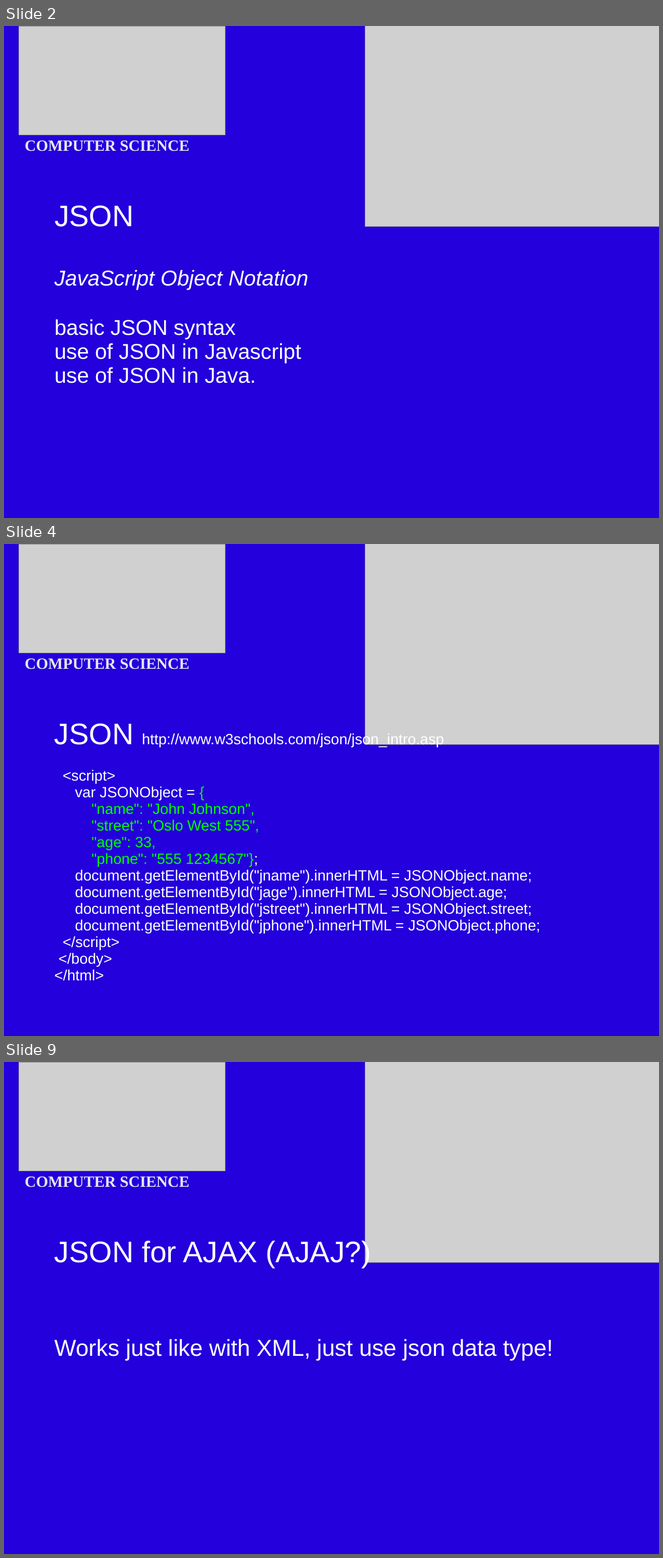
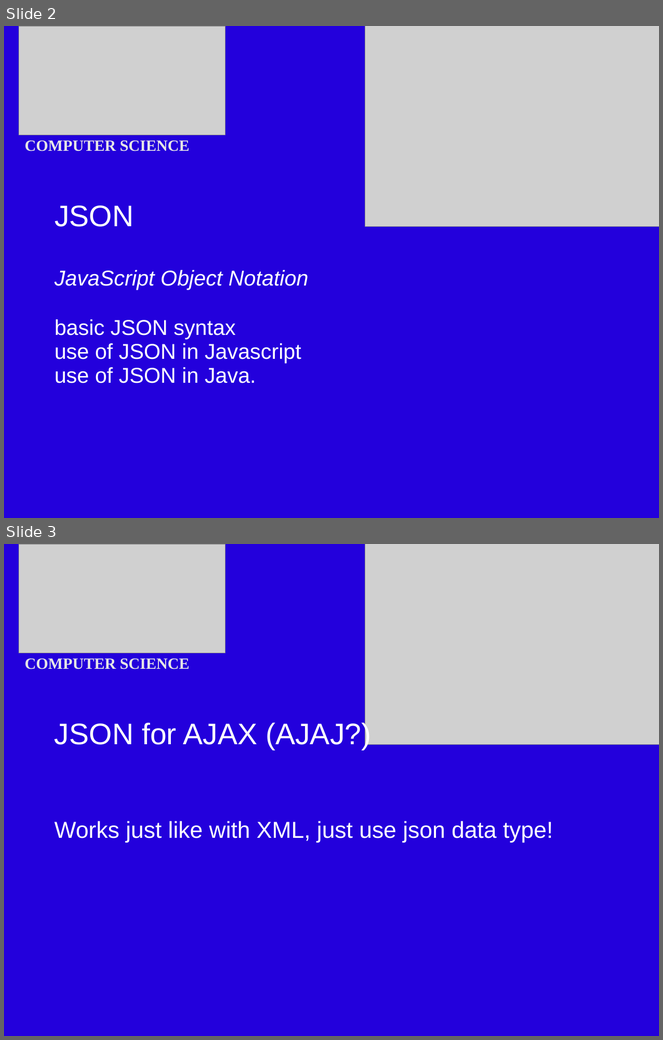
Before and after one commit to BOwsnicki/Distrib, a slide deck: slides/JSONAjax.odp. Shown one above the other, each under a label of ours: slides 2, 4 and 9 before the commit, slides 2 and 3 after it; the slides between them are not shown. The pictures are 663x1558 and 663x1040 pixels, drawn with LibreOffice and Linux fonts; fonts in the diff are those of the drawing; grey boxes stand for pictures. Boxes give left, top, right and bottom in pixels: in the first picture for what was removed or moved away, otherwise in the second. Text is boxed around its words. In the diff, an @@ line names an element or a change of style, - is before the commit and + after.

Commit message:
Some JSON cleanup

```diff
--- a/slides/JSONAjax.odp
+++ b/slides/JSONAjax.odp
@@ slide 4 removed at [4, 544, 659, 1036], background #2300DC @@
@@ picture removed at [19, 544, 225, 653] @@
@@ picture removed at [365, 544, 659, 744] @@
@@ text removed at [25, 658, 190, 669] @@
-COMPUTER SCIENCE
@@ text removed at [54, 723, 541, 981] @@
-JSON http://www.w3schools.com/json/json_intro.asp
-<script>
-var JSONObject = {
-"name": "John Johnson",
-"street": "Oslo West 555",
-"age": 33,
-"phone": "555 1234567"};
-document.getElementById("jname").innerHTML = JSONObject.name;
-document.getElementById("jage").innerHTML = JSONObject.age;
-document.getElementById("jstreet").innerHTML = JSONObject.street;
-document.getElementById("jphone").innerHTML = JSONObject.phone;
-</script>
-</body>
-</html>
@@ what was slide 9 is now slide 3 @@
```
Also in this commit, not shown: 5 other slides removed, 2 other files.
